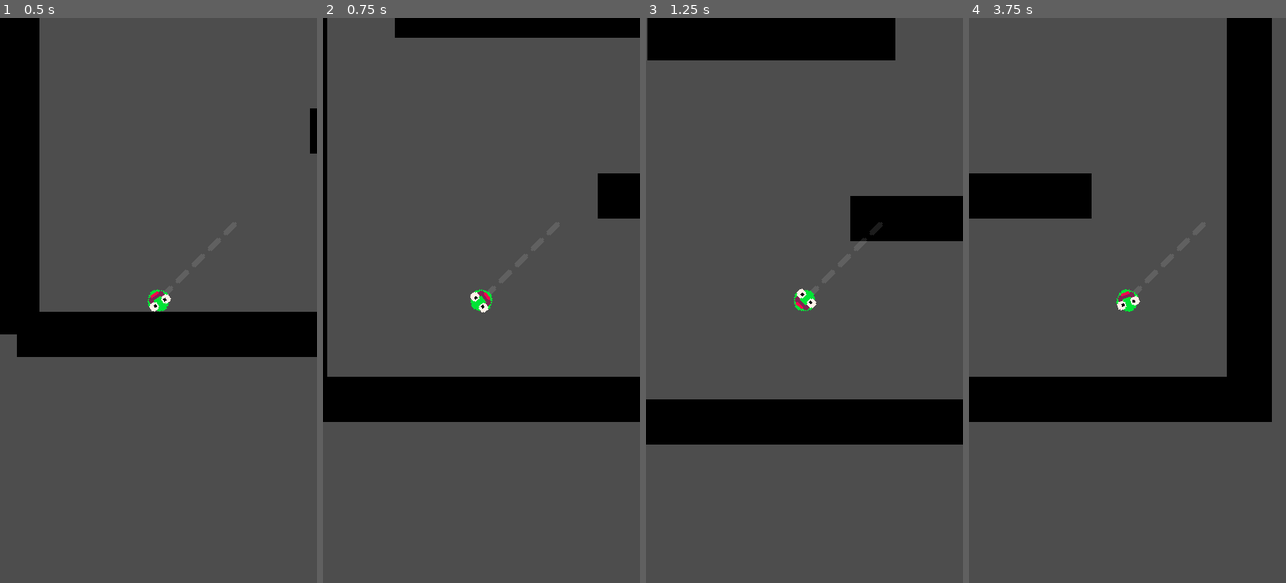
Above: before the commit, frames 1-4 (left to right).
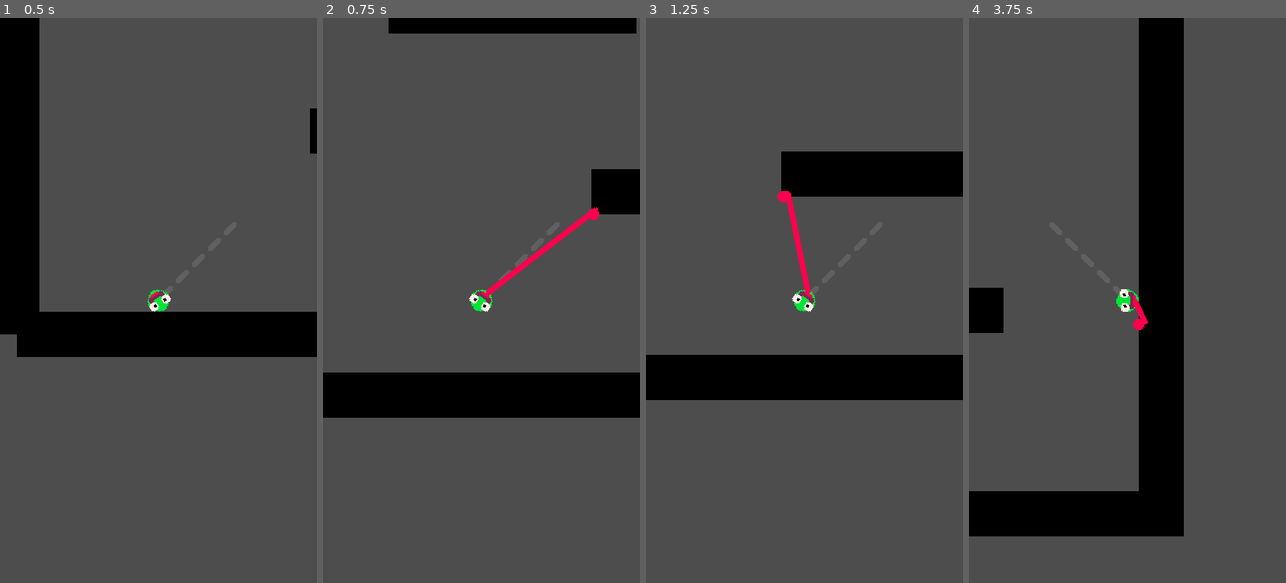
Above: after the commit, the same moments.

Repository: NEW-CYLANDIA/7drl2023
Game: Godot game, scene res://src/game_scene.tscn
The game is run twice, just before and just after one commit, with the same random seed, the same clock (stepped at 60 frames per second) and the same inputs.
Inputs:
- Up to frame 1 (0.5 s): no input
- Up to frame 2 (0.75 s): tap Space (action) at 0.6 s
- Up to frame 3 (1.25 s): no input
- Up to frame 4 (3.75 s): tap Space (action) every 0.75 s from 1.35 to 3.6 s

Frame 1 is identical in both runs. In frame 2, 3.9% of the frame differs, in the area x 0-100%, y 0-72%; in frame 3, 29%; in frame 4, 36%, in the area x 0-96%, y 0-92%.

Commit message:
trying out press-release controls, also added some taste bud gfx

Diff:
--- a/src/Player.gd
+++ b/src/Player.gd
@@ -11,13 +11,15 @@
 @export var tongue_length:float = 100;
 @export var tongue_extend_speed = 0.5;
 @export var tongue_grapple_point_sprite:Node2D
+@export var tongue_sprite:Sprite2D;
+
+var tongue_sprite_connect_pos:Node2D;
 
 var dir = 1;
 
 var state:State = State.Moving;
 
 var tongue_ray:RayCast2D;
-var tongue_sprite:Sprite2D;
 var tongue_length_normalizer:float;
 
 var tongue_grapple_point:Vector2;
@@ -28,35 +30,26 @@
 
 
 func _ready():
-	tongue_sprite = $Sprite/Tongue;
 	tongue_ray = $TongueRay;
 	tongue_length_normalizer = 1.0 / tongue_sprite.texture.get_height();
 	tongue_ray.target_position = tongue_ray.target_position.normalized() * tongue_length;
+	tongue_sprite_connect_pos = $Sprite/TonguePos;
+
+	tongue_sprite.visible = false;
 func _physics_process(delta):
-
 	if (state != State.Transitioning):
 		# Add the gravity.
 		if not is_on_floor():
 			velocity.y += gravity * delta
 
 	if (state == State.Moving):
-		if (sign(dir) != sign($WallRay.target_position.x)):
-			print ($TongueGuide.rotation_degrees)
-			if (round($TongueGuide.rotation_degrees) == -135):
-				print("hallo");
-				$TongueGuide.rotation_degrees -= 90;
-			else:
-				$TongueGuide.rotation_degrees += 90;
-			$TongueRay.target_position.x *= -1;
-			$WallRay.target_position.x *= -1;
+		check_flip();
 		if Input.is_action_just_pressed("action"):
 			if (is_on_floor()):
-				velocity.y += jump_vel;
-			elif (tongue_ray.is_colliding()):
-				var collider = tongue_ray.get_collider()
-				tongue_grapple_point = tongue_ray.get_collision_point();
-				tongue_length = position.distance_to(tongue_grapple_point);
-				change_state(State.Transitioning);
+				jump();
+		if Input.is_action_just_released("action"):
+			print("hello");
+			change_state(State.Transitioning)
 
 		# Get the input direction and handle the movement/deceleration.
 		target_vel.x = dir * speed;
@@ -76,31 +69,46 @@
 			tongue_sprite.scale.y = target_tongue_length;
 			change_state(State.Swinging);
 
+	if (state == State.Swinging):
 
-		if (Input.is_action_just_released("action")):
-			change_state(State.Moving);
-
-	if (state == State.Swinging):
-		update_tongue_visuals();
 		var dir_to_grapple = (tongue_grapple_point - position).normalized();
 		var speed_towards_point = velocity.dot(dir_to_grapple)
 		if (position.distance_to(tongue_grapple_point) > tongue_length):
 			velocity -= speed_towards_point * dir_to_grapple;
 			#position = tongue_grapple_point - dir_to_grapple * tongue_length;
-		if (Input.is_action_just_released("action")):
+		if (Input.is_action_just_pressed("action")):
 			change_state(State.Moving);
-			velocity.y += jump_vel;
+			jump();
 			dir = sign(velocity.x);
 
 
+	move_and_slide()
+	update_tongue_visuals();
+	tongue_sprite.position = tongue_sprite_connect_pos.global_position;
 
-	move_and_slide()
+func jump():
+	velocity.y += jump_vel;
+
+func grab_grapple_point():
+	var collider = tongue_ray.get_collider()
+	tongue_grapple_point = tongue_ray.get_collision_point();
+	tongue_length = position.distance_to(tongue_grapple_point);
+
+func check_flip():
+	if (sign(dir) != sign($WallRay.target_position.x)):
+		$TongueRay.target_position.x *= -1;
+		$WallRay.target_position.x *= -1;
+		if (round($TongueGuide.rotation_degrees) == -135):
+			$TongueGuide.rotation_degrees -= 90;
+		else:
+			$TongueGuide.rotation_degrees += 90;
 
 func change_state(new_state:State):
 	tongue_grapple_point_sprite.visible = false;
 	if new_state == State.Moving:
-		tongue_sprite.scale.y = 0;
+		tongue_sprite.visible = false;
 	if new_state == State.Swinging:
+		tongue_sprite.visible = true;
 		var artificial_vel = (tongue_grapple_point - position);
 		artificial_vel.y *= -1;
 		artificial_vel *= 1;
@@ -111,7 +119,8 @@
 		update_tongue_visuals();
 
 	if new_state == State.Transitioning:
-		pass
+		grab_grapple_point();
+
 
 	state = new_state;
 
@@ -119,4 +128,4 @@
 	var pointing_vec = (tongue_grapple_point - position);
 
 	if (update_scale): tongue_sprite.scale.y = pointing_vec.length() * tongue_length_normalizer;
-	tongue_sprite.rotation = pointing_vec.angle() - $Sprite.rotation + PI/2;
+	tongue_sprite.rotation = pointing_vec.angle() + PI/2;
--- a/src/game_scene.tscn
+++ b/src/game_scene.tscn
@@ -30,15 +30,16 @@
 format = 2
 layer_0/tile_data = PackedInt32Array(720896, 0, 0, 720897, 0, 0, 720898, 0, 0, 720899, 0, 0, 720900, 0, 0, 720901, 0, 0 …(3282 unchanged characters)…
 
-[node name="Player" type="CharacterBody2D" parent="." node_paths=PackedStringArray("tongue_grapple_point_sprite")]
+[node name="Player" type="CharacterBody2D" parent="." node_paths=PackedStringArray("tongue_grapple_point_sprite", "tongue_sprite")]
 position = Vector2(58, 163)
 script = ExtResource("2_cosea")
 speed = 100.0
 friction = 5.0
 accel = 10.0
 tongue_length = 200.0
-tongue_extend_speed = 0.2
+tongue_extend_speed = 0.01
 tongue_grapple_point_sprite = NodePath("../TongueGrapplePoint")
+tongue_sprite = NodePath("../Tongue")
 
 [node name="CollisionShape2D" type="CollisionShape2D" parent="Player"]
 shape = SubResource("CircleShape2D_3mjqm")
@@ -58,11 +59,8 @@
 [node name="Sprite" type="Sprite2D" parent="Player"]
 texture = ExtResource("1_h0s8c")
 
-[node name="Tongue" type="Sprite2D" parent="Player/Sprite"]
-position = Vector2(0, 4.99999)
-scale = Vector2(1, -2.59022e-07)
-texture = ExtResource("5_1j2ui")
-offset = Vector2(0, -36.0001)
+[node name="TonguePos" type="Node2D" parent="Player/Sprite"]
+position = Vector2(0, 5)
 
 [node name="Camera2D" type="Camera2D" parent="."]
 script = ExtResource("4_xxo8d")
@@ -72,3 +70,9 @@
 visible = false
 position = Vector2(-85, 167)
 texture = ExtResource("7_j5j64")
+
+[node name="Tongue" type="Sprite2D" parent="."]
+position = Vector2(-43, 150)
+scale = Vector2(1, 1e-05)
+texture = ExtResource("5_1j2ui")
+offset = Vector2(0, -36.0001)
Binary file added: graphics/tastebud.aseprite
